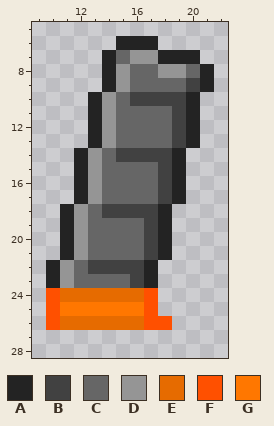
Pixel-art sprite, stored at Resources/Textures/DeltaV/Objects/Weapons/Guns/Ammunition/Magazine/Magnum/magnum_smg_mag.rsi/incendiary.png. Above: the version before the commit.
The file is 32x32 pixels. Colours within 5 levels of each other are drawn and written as one. Shown: x 9..22, y 5..28.
Palette (. is transparent): A #232323  B #414141  C #666666  D #959595  E #e66b00  F #ff5000  G #ff7700
Now the later version:
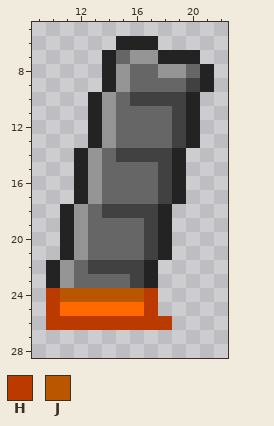
Colours new in this view: H #ba3a00  J #ba5600
Change:
@@ palette @@
-G #ff7700
+G #ff6a00
@@ x 9..22 @@
 23 .ADCCCCBA.....
-24 .FEEEEEEF.....
-25 .FGGGGGGF.....
-26 .FEEEEEEFF....
+24 .HJJJJJJH.....
+25 .HGGGGGGH.....
+26 .HHHHHHHHH....
 27 ..............
